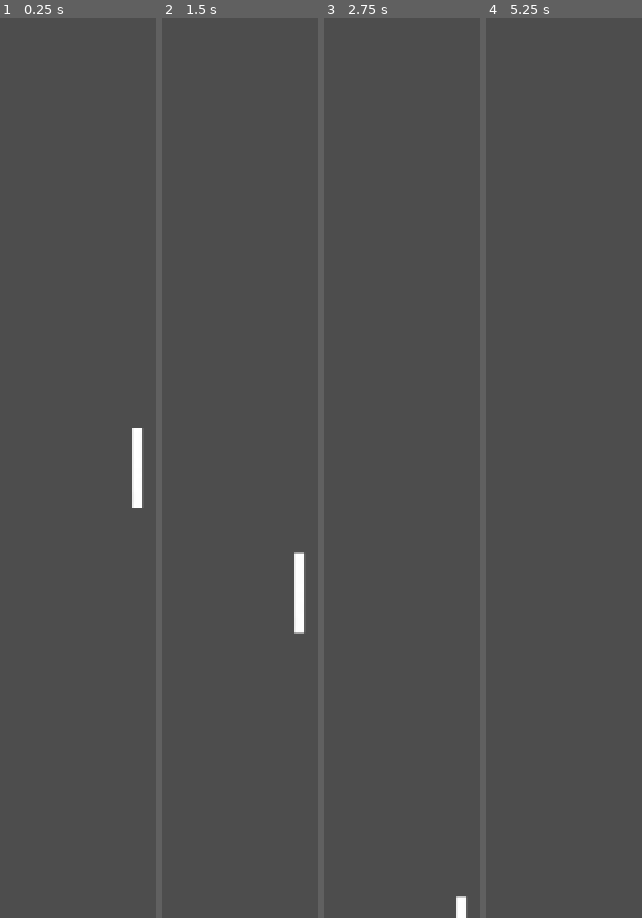
Above: before the commit, frames 1-4 (left to right).
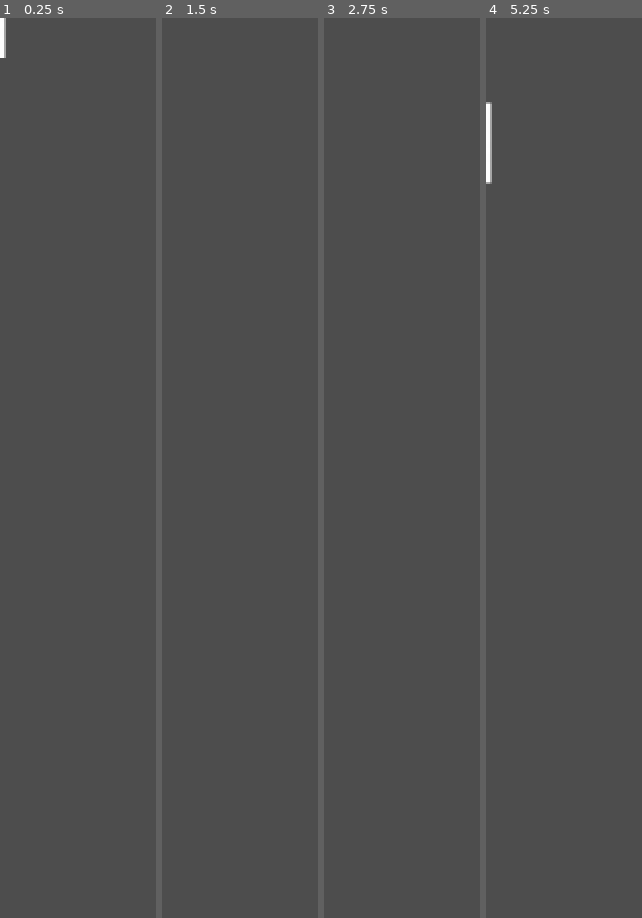
Above: after the commit, the same moments.

Repository: dangnguyen2910/pong-godot
Game: Godot game, scene res://scenes/paddle.tscn
Same seed, same stepped clock (60 frames per second), same inputs: the game is played once before the commit and once after it. Before the commit the project starts from res://paddle.tscn.
Inputs:
- Up to frame 1 (0.25 s): no input
- Up to frame 2 (1.5 s): tap Enter at 0.5 s; hold W (paddle_1_move_up) 0.53-1.28 s; tap Space at 1.25 s; hold S (paddle_1_move_down) from 1.28 s (still down)
- Up to frame 3 (2.75 s): tap Enter at 2 s; release S (paddle_1_move_down) at 2.03 s; hold W (paddle_1_move_up) from 2.03 s (still down)
- Up to frame 4 (5.25 s): tap Space at 2.75, 4.25 s; tap Enter at 3.5 s; release W (paddle_1_move_up) at 3.53 s; hold S (paddle_1_move_down) from 3.53 s (still down)

The runs differ from the first frame. In frame 1, 0.7% of the frame differs, in the area x 0-92%, y 0-55%; in frame 2, 0.6%; in frame 3, 0.2%; in frame 4, 0.4%.

Commit message:
refactor: move script to src

Diff:
--- a/paddle.gd
+++ /dev/null
@@ -1,18 +0,0 @@
-extends Area2D
-
-@export var speed: float = 100.0
-var screen_size: Vector2
-
-# Called when the node enters the scene tree for the first time.
-func _ready() -> void:
-	screen_size = get_viewport_rect().size
-
-
-# Called every frame. 'delta' is the elapsed time since the previous frame.
-func _process(delta: float) -> void:
-	var distance: float = speed * delta
-	if Input.is_action_pressed("paddle_1_move_down"):
-			position.y += distance
-
-	if Input.is_action_pressed("paddle_1_move_upsssss"):
-		position.y -= distance
--- a/paddle.tscn
+++ b/scenes/paddle.tscn
@@ -1,13 +1,12 @@
 [gd_scene format=3 uid="uid://d4j7xe1qi3tfu"]
 
 [ext_resource type="Texture2D" uid="uid://bikih82yg55g0" path="res://sprite/paddle.png" id="1_0sbc1"]
-[ext_resource type="Script" uid="uid://bdqoaeqdll676" path="res://paddle.gd" id="1_tbytw"]
+[ext_resource type="Script" uid="uid://bdqoaeqdll676" path="res://src/paddle.gd" id="1_tbytw"]
 
 [sub_resource type="RectangleShape2D" id="RectangleShape2D_tbytw"]
 size = Vector2(6.4516153, 33)
 
-[node name="Paddle" type="Area2D" unique_id=1826390419]
-position = Vector2(110, 360)
+[node name="Paddle" type="CharacterBody2D" unique_id=1718150000]
 scale = Vector2(1.24, 2)
 script = ExtResource("1_tbytw")
 speed = 500.0
@@ -18,5 +17,5 @@
 texture = ExtResource("1_0sbc1")
 
 [node name="CollisionShape2D" type="CollisionShape2D" parent="." unique_id=1169671149]
-scale = Vector2(1.0151013, 1)
+scale = Vector2(1, 0.985)
 shape = SubResource("RectangleShape2D_tbytw")
--- /dev/null
+++ b/src/paddle.gd
@@ -0,0 +1,17 @@
+extends CharacterBody2D
+
+@export var speed: float = 1000.0
+
+# Called when the node enters the scene tree for the first time.
+func _ready() -> void:
+	pass
+
+# Called every frame. 'delta' is the elapsed time since the previous frame.
+func _physics_process(delta: float) -> void:
+	if Input.is_action_pressed("paddle_1_move_down"):
+		velocity = Vector2.DOWN * speed
+		move_and_slide()
+
+	if Input.is_action_pressed("paddle_1_move_up"):
+		velocity = Vector2.UP * speed
+		move_and_slide()
Renamed: paddle.gd.uid -> src/paddle.gd.uid
